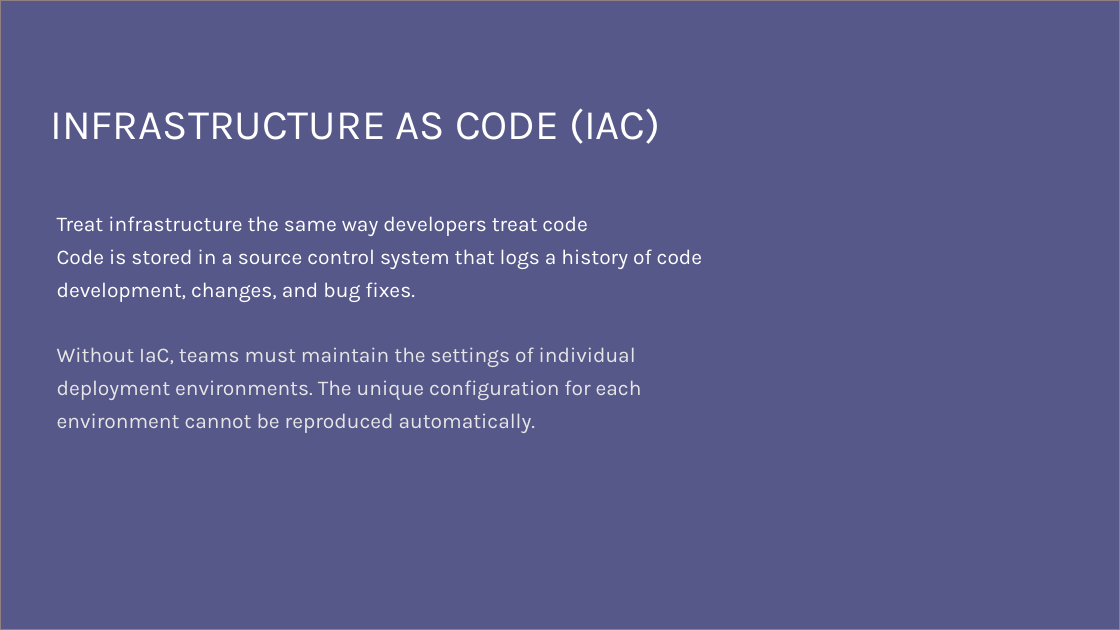
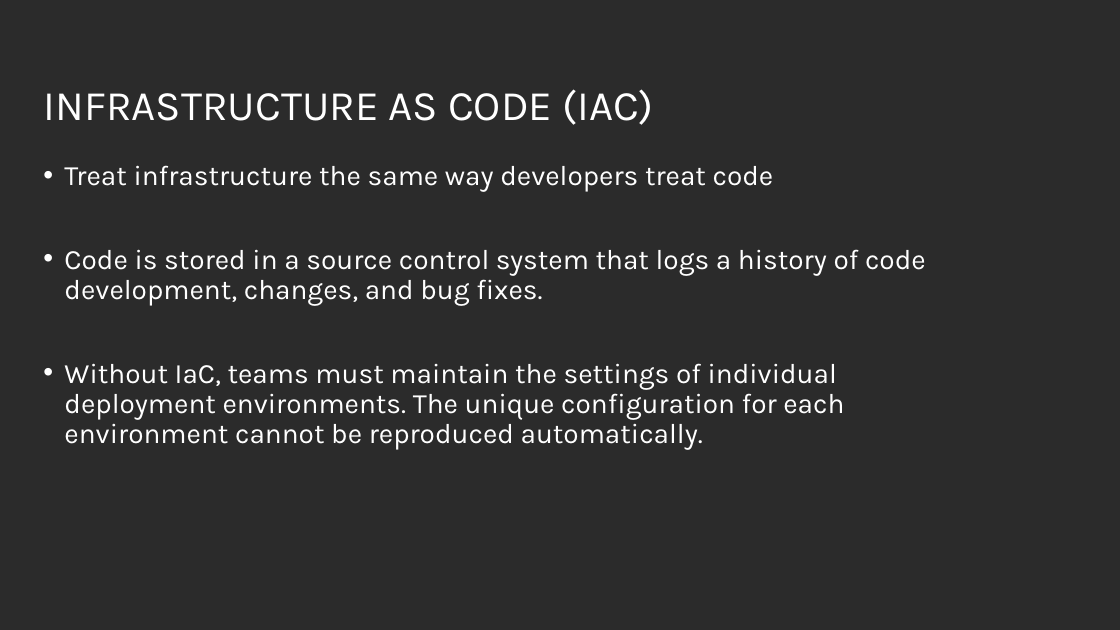
Before and after one commit to delrockz/aws-s3-logger, a slide deck: slide 2 of CloudFormation.pptx. Drawn at 1120x630 pixels with LibreOffice and Linux fonts; fonts in the diff are those of the drawing; background and template pictures are left out; a plain dark background stands for a picture behind light text. Boxes give left, top, right and bottom in pixels: in the first picture for what was removed or moved away, otherwise in the second. Text is boxed around its words. In the diff, an @@ line names an element or a change of style, - is before the commit and + after.

Commit message:
fix: PPT Updated

```diff
--- a/CloudFormation.pptx
+++ b/CloudFormation.pptx
@@ rectangle removed at (0, 0, 1120, 630) @@
@@ title "INFRASTRUCTURE AS CODE (IAC)": place and size @@
-title "INFRASTRUCTURE AS CODE (IAC)" at (50, 108, 660, 144)
+title "INFRASTRUCTURE AS CODE (IAC)" at (44, 89, 653, 125)
@@ title "INFRASTRUCTURE AS CODE (IAC)" at (44, 89, 653, 125): line spacing 0.9 to 46pt; vertical alignment middle to top @@
@@ text "Treat infrastructure the same way ...": place and size @@
-text "Treat infrastructure the same way ..." at (57, 216, 703, 433)
+text "Treat infrastructure the same way ..." at (64, 165, 926, 450)
@@ text "Treat infrastructure the same way ..." at (64, 165, 926, 450): size 18 to 24 pt; text colour #E6E6E6 to #FFFFFF in "Without IaC, teams must maintain the settings ..."; bullet none to •; line spacing 28pt to 0.9; more space between paragraphs @@
```
Also in this commit, not shown: 1 other slide changed.
